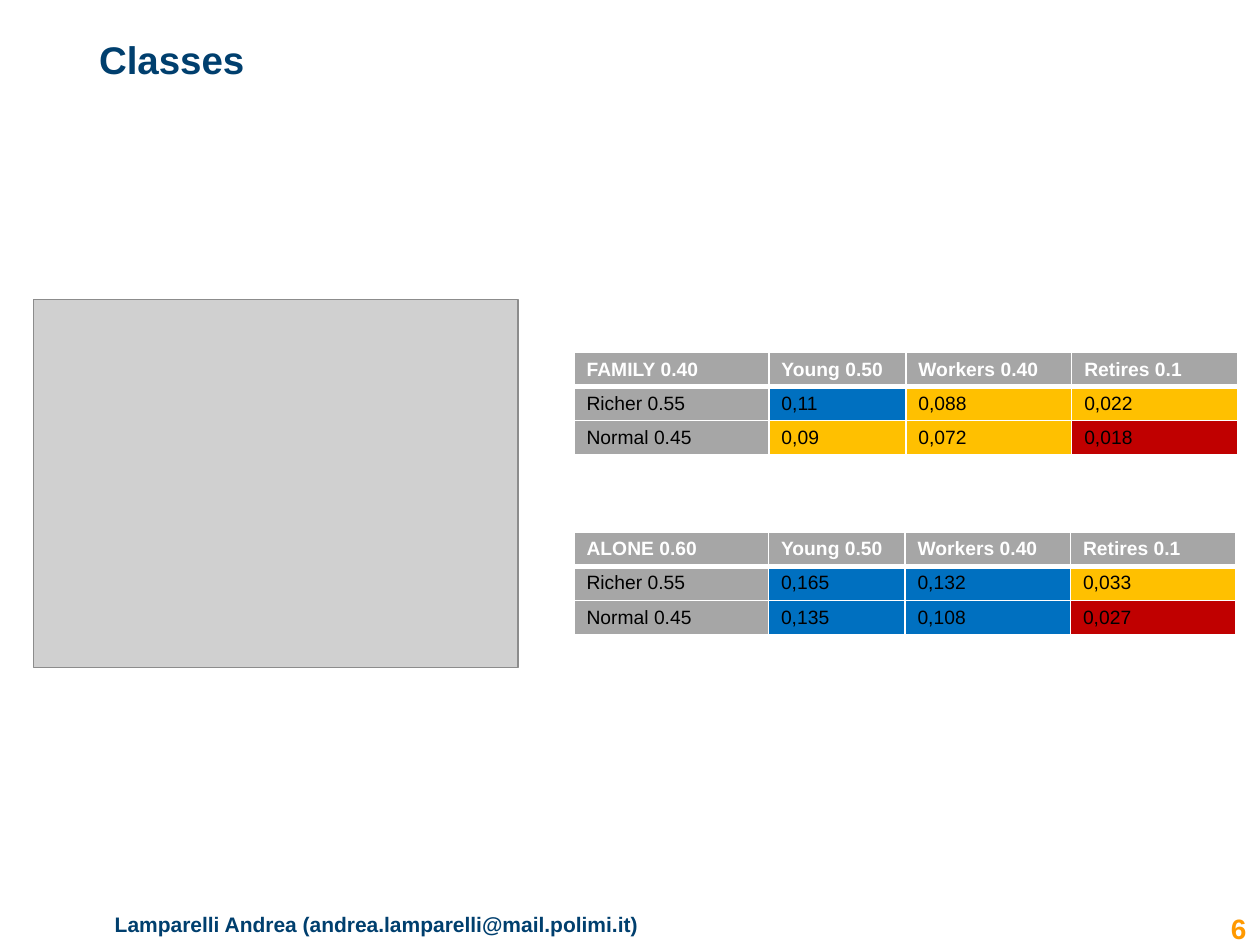
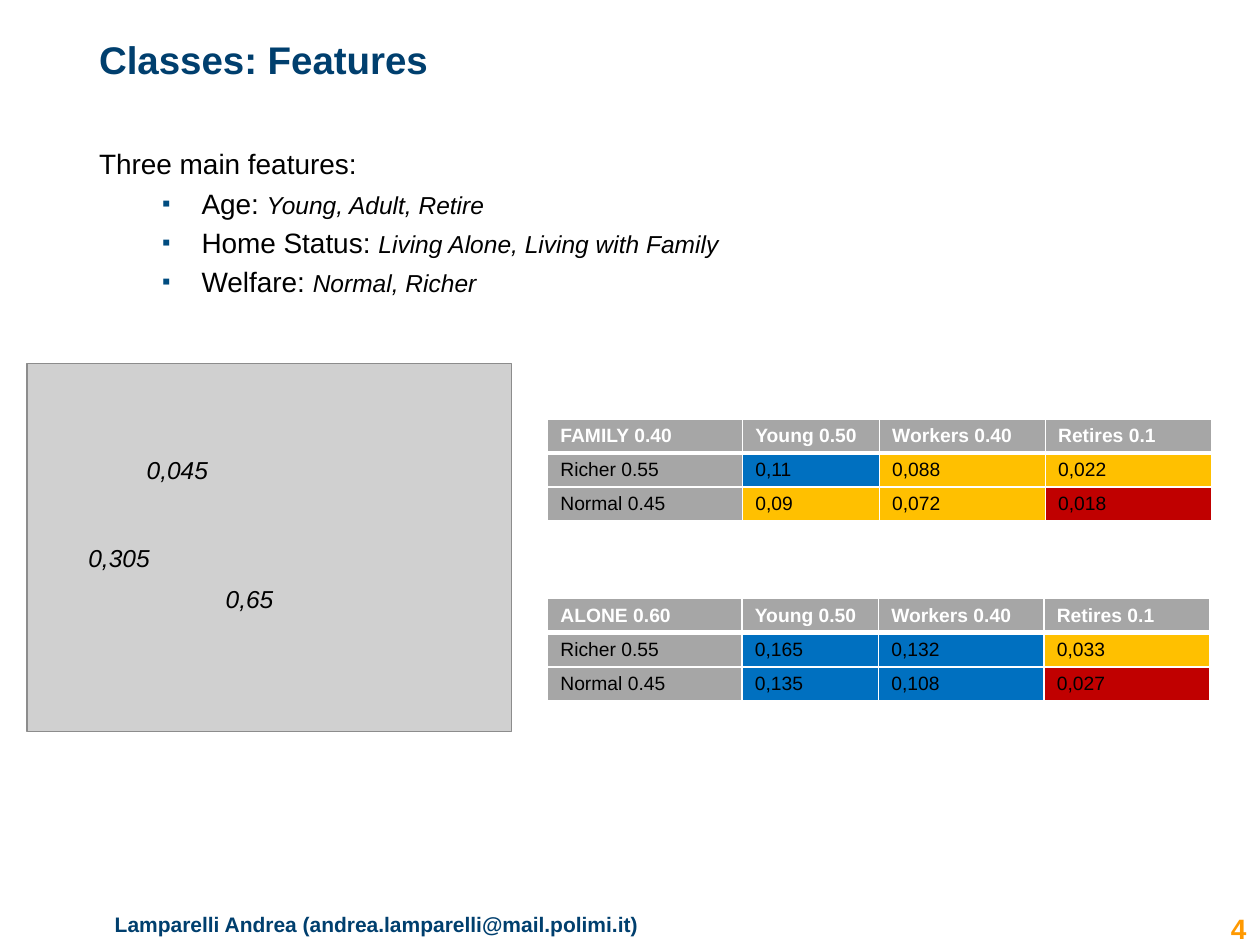
Before and after one commit to lucabonali/AdvertisingDIA, a slide deck: slide 4 of advertising_presentation.pptx (slide 6 before the commit). Drawn at 1260x945 pixels with LibreOffice and Linux fonts; fonts in the diff are those of the drawing; grey boxes stand for pictures; background and template pictures are left out. Boxes give left, top, right and bottom in pixels: in the first picture for what was removed or moved away, otherwise in the second. Text is boxed around its words. In the diff, an @@ line names an element or a change of style, - is before the commit and + after.

```diff
--- a/advertising_presentation.pptx
+++ b/advertising_presentation.pptx
@@ title at (x1=99, y1=46, x2=428, y2=75): text changed @@
-Classes
+Classes: Features
@@ text added at (x1=99, y1=153, x2=718, y2=295), 14 pt, text #000000, italic @@
+Three main features:
+  ▪ Age: Young, Adult, Retire
+  ▪ Home Status: Living Alone, Living with Family
+  ▪ Welfare: Normal, Richer
@@ picture moved from (x1=34, y1=300, x2=519, y2=668) to (x1=26, y1=363, x2=512, y2=731) @@
@@ table moved from (x1=575, y1=353, x2=1240, y2=460) to (x1=548, y1=420, x2=1213, y2=527) @@
@@ text added at (x1=147, y1=462, x2=208, y2=482), 14 pt, text #000000, italic @@
+0,045
@@ text added at (x1=88, y1=550, x2=149, y2=570), 14 pt, text #000000, italic @@
+0,305
@@ text added at (x1=226, y1=591, x2=274, y2=611), 14 pt, text #000000, italic @@
+0,65
@@ table moved from (x1=575, y1=532, x2=1235, y2=639) to (x1=548, y1=598, x2=1208, y2=706) @@
@@ page number at (x1=1231, y1=919, x2=1247, y2=939): text changed @@
-6
+4
```
Also in this commit, not shown: 2 other slides changed, 5 slides added, 6 slides removed.
